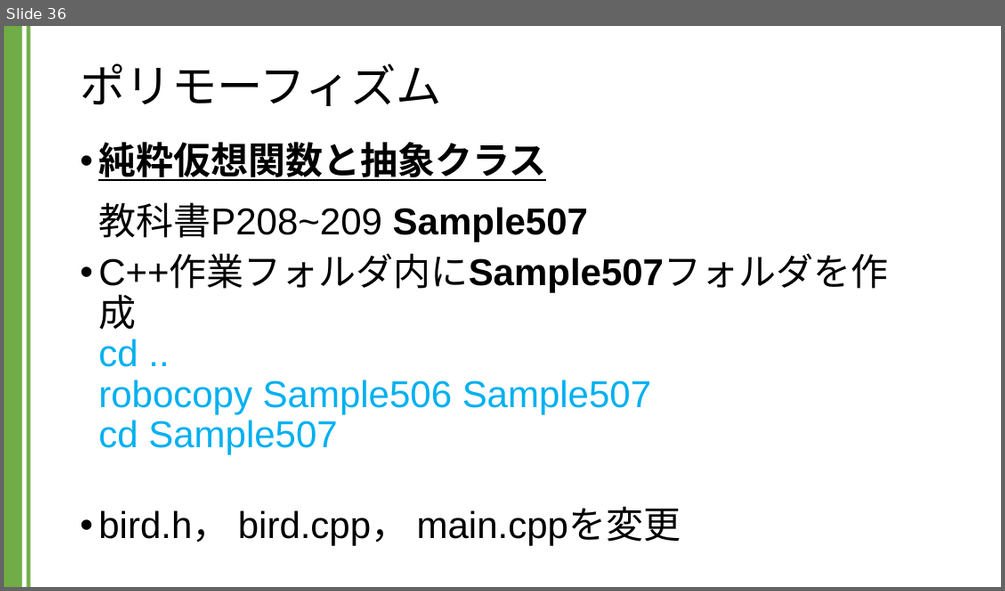
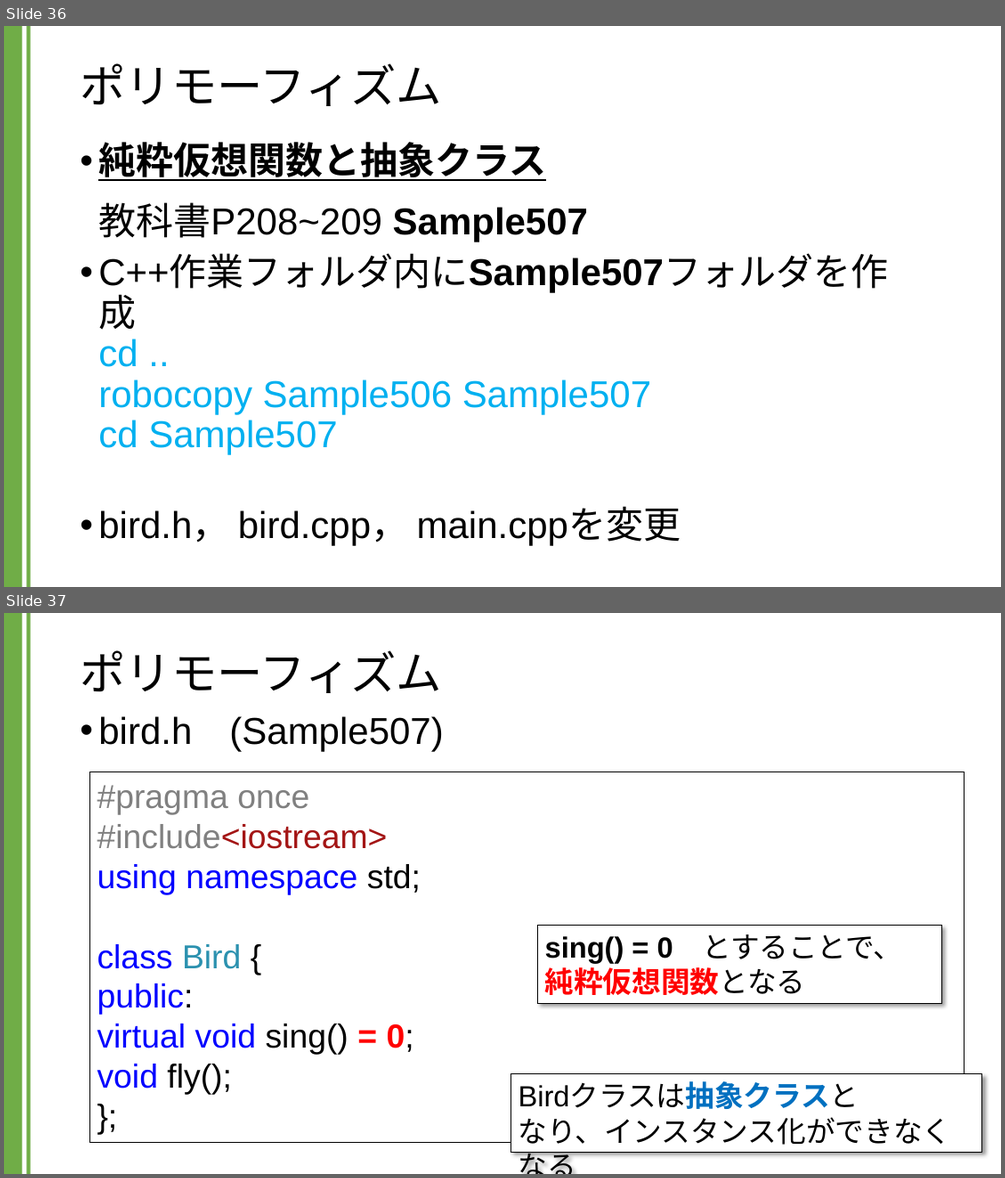
Before and after one commit to kic-murata/cpp2024, a slide deck: 授業資料/講義資料：継承とポリモーフィズム.pptx. Shown one above the other, each under a label of ours: slide 36 before the commit, slides 36 and 37 after it. The pictures are 1005x591 and 1005x1178 pixels, drawn with LibreOffice and Linux fonts; fonts in the diff are those of the drawing. Boxes give left, top, right and bottom in pixels: in the first picture for what was removed or moved away, otherwise in the second. Text is boxed around its words. In the diff, an @@ line names an element or a change of style, - is before the commit and + after.

```diff
--- a/授業資料/講義資料：継承とポリモーフィズム.pptx
+++ b/授業資料/講義資料：継承とポリモーフィズム.pptx
@@ slide 37 added at (4, 613, 1001, 1174), background #FFFFFF; not listed: 2 template elements that a slide beside it also shows @@
@@ title added at (80, 650, 442, 693), 44 pt, text #000000 @@
+ポリモーフィズム
@@ text added at (98, 716, 443, 751), 36 pt, text #000000 @@
+• bird.h (Sample507)
@@ rectangle added at (90, 771, 964, 1142), outline #000000 0.75 pt, 32 pt, text #0000FF @@
+#pragma once
+#include<iostream>
+using namespace std;
+class Bird {
+public:
+virtual void sing() = 0;
+void fly();
+};
@@ rectangle added at (538, 925, 942, 1004), fill #FFFFFF, outline #000000 0.75 pt, 28 pt, text #000000, bold @@
+sing() = 0 とすることで、
+純粋仮想関数となる
@@ rectangle added at (511, 1074, 983, 1152), fill #FFFFFF, outline #000000 0.75 pt, 28 pt, text #000000 @@
+Birdクラスは抽象クラスと
+なり、インスタンス化ができなくなる
```
Also in this commit, not shown: 4 other slides added, 1 other file.
